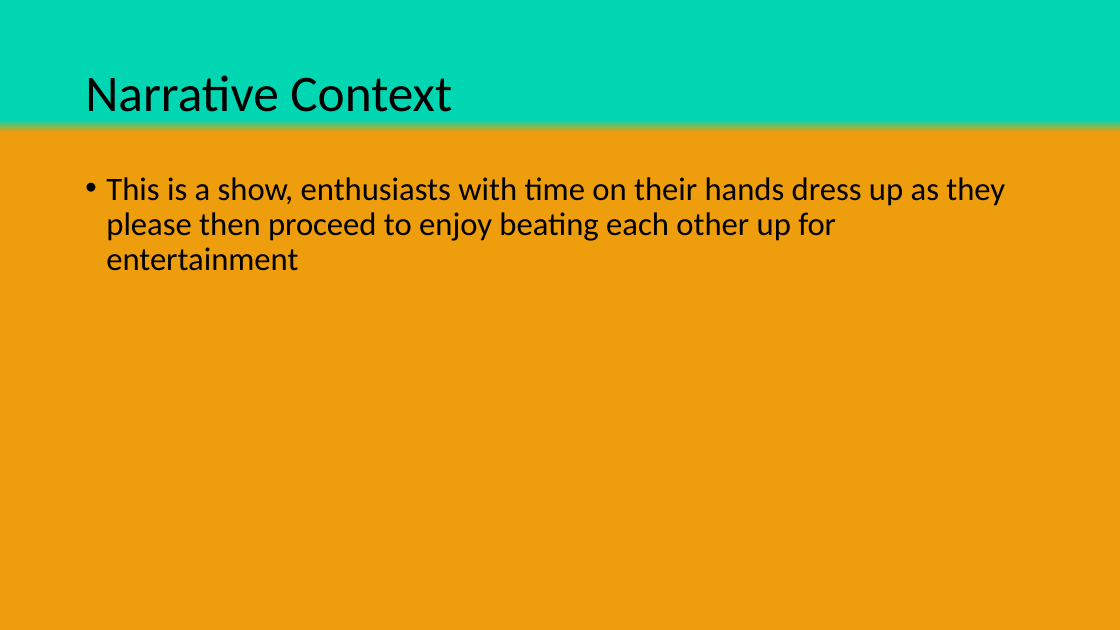
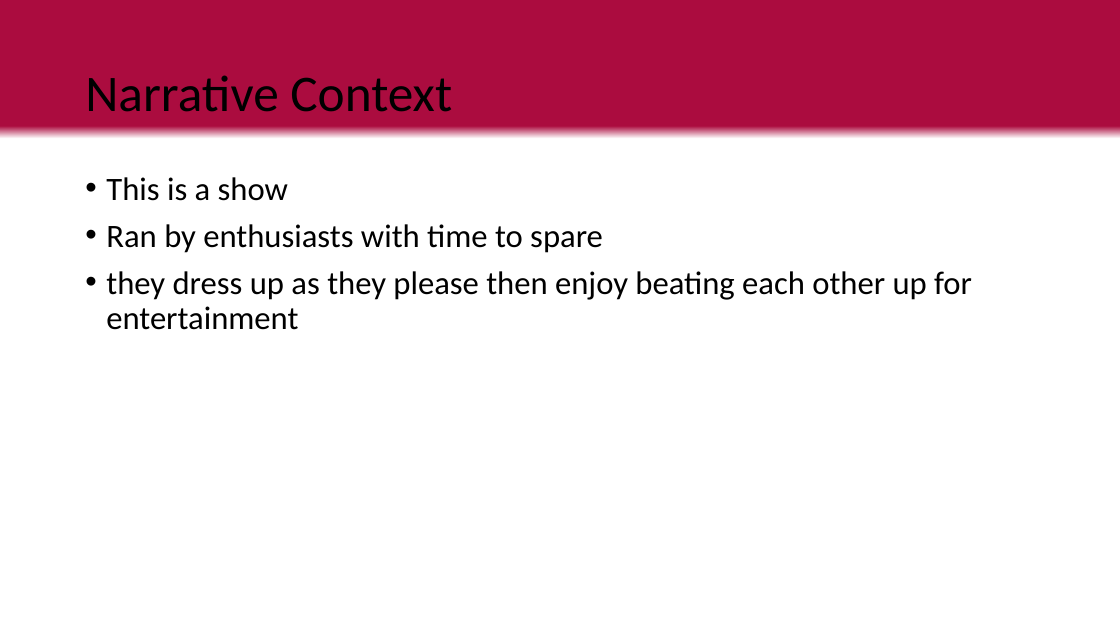
Before and after one commit to LuxRegem/Project_Clash-of-Cosplayers, a slide deck: slide 4 of Shared Documentation/Luke's Documents/Clash of Cos - Visual Pitch.pptx. Drawn at 1120x630 pixels with LibreOffice and Linux fonts; fonts in the diff are those of the drawing. Boxes give left, top, right and bottom in pixels: in the first picture for what was removed or moved away, otherwise in the second. Text is boxed around its words. In the diff, an @@ line names an element or a change of style, - is before the commit and + after.

Commit message:
colour & annotations

```diff
--- a/Shared Documentation/Luke's Documents/Clash of Cos - Visual Pitch.pptx
+++ b/Shared Documentation/Luke's Documents/Clash of Cos - Visual Pitch.pptx
@@ background gradient #00D6B2 to #EE9D0C to gradient #AB0C3F to #FFFFFF @@
@@ text at box(106, 177, 972, 330): text changed @@
-• This is a show, enthusiasts with time on their hands dress up as they please then proceed to enjoy beating each other up for entertainment
+• This is a show
+• Ran by enthusiasts with time to spare
+• they dress up as they please then enjoy beating each other up for entertainment
```
Also in this commit, not shown: 26 other slides changed, 1 slide added, 1 slide removed.
